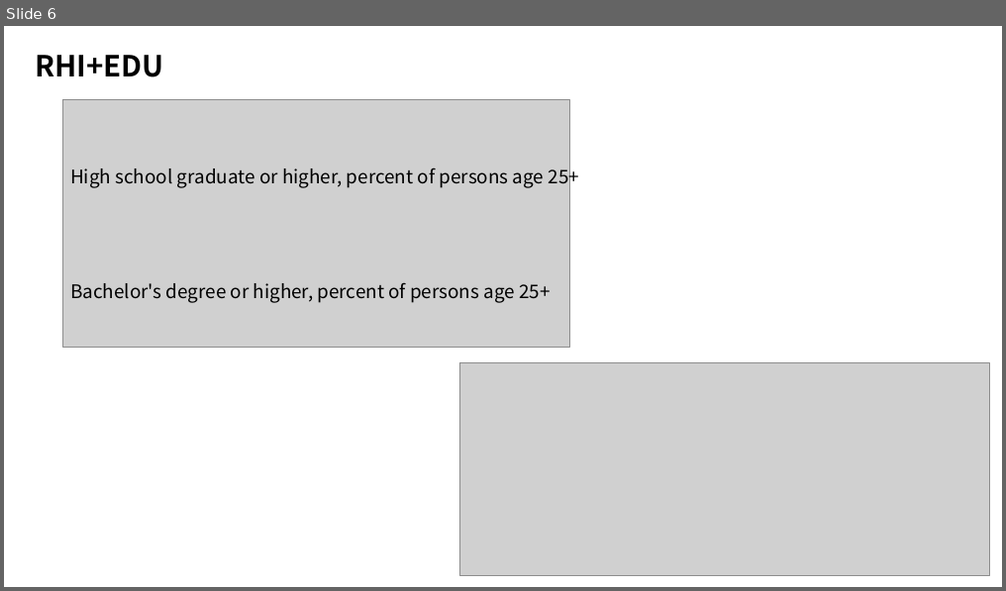
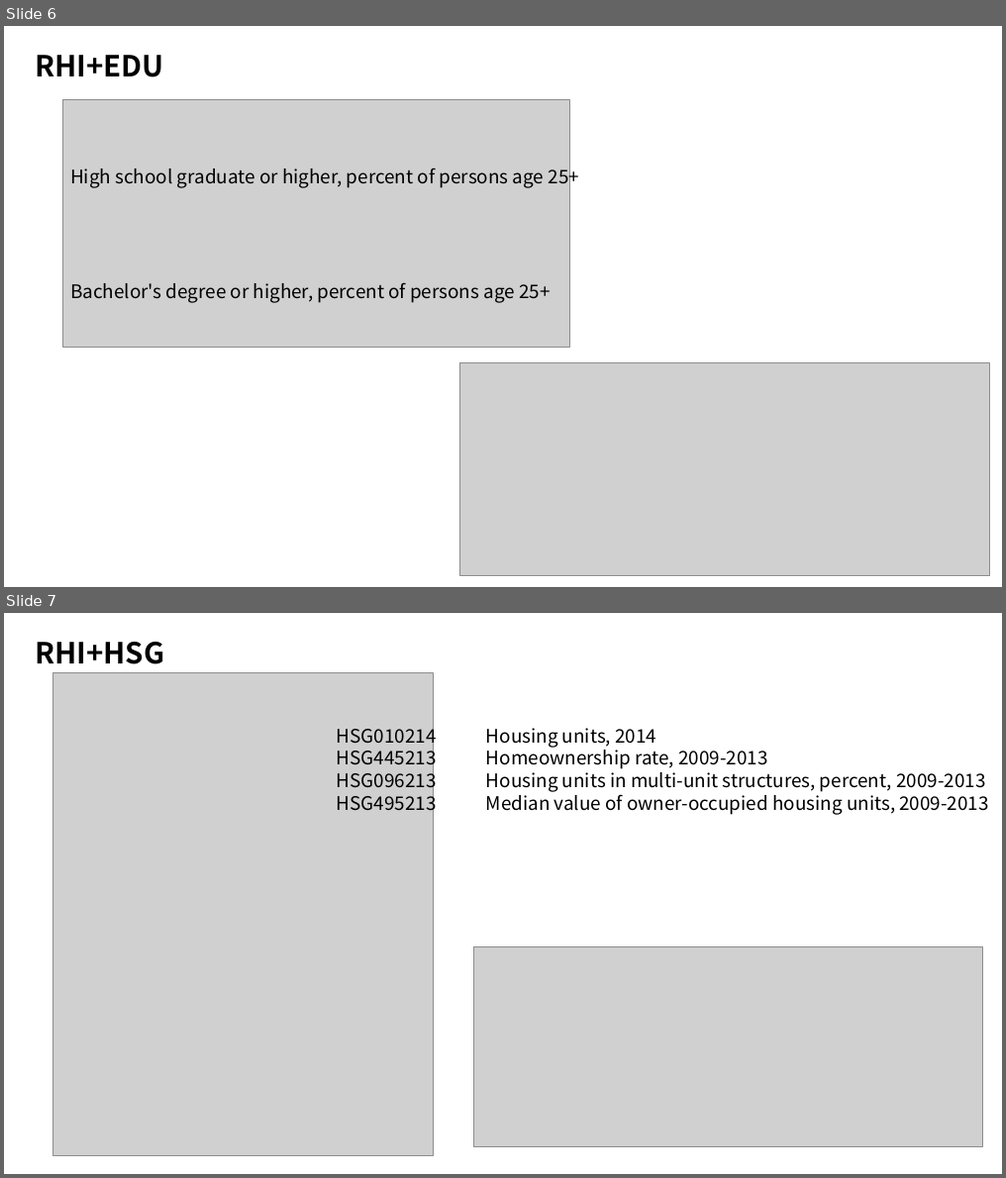
Before and after one commit to Radominic/BusinessAnalytics, a slide deck: week6_assignment.pptx. Shown one above the other, each under a label of ours: slide 6 before the commit, slides 6 and 7 after it. The pictures are 1006x591 and 1006x1178 pixels, drawn with LibreOffice and Linux fonts; fonts in the diff are those of the drawing; grey boxes stand for pictures. Boxes give left, top, right and bottom in pixels: in the first picture for what was removed or moved away, otherwise in the second. Text is boxed around its words. In the diff, an @@ line names an element or a change of style, - is before the commit and + after.

```diff
--- a/week6_assignment.pptx
+++ b/week6_assignment.pptx
@@ slide 7 added at box(4, 613, 1002, 1174), background #FFFFFF @@
@@ text added at box(35, 642, 164, 664), 28 pt, text #000000, bold @@
+RHI+HSG
@@ picture added at box(54, 672, 433, 1157) @@
@@ text added at box(337, 723, 989, 815), 18 pt, text #000000 @@
+HSG010214 Housing units, 2014
+HSG445213 Homeownership rate, 2009-2013
+HSG096213 Housing units in multi-unit structures, percent, 2009-2013
+HSG495213 Median value of owner-occupied housing units, 2009-2013
@@ picture added at box(474, 948, 982, 1148) @@
```
Also in this commit, not shown: 1 slide changed, 2 other slides added, 2 slides removed, 1 other file.
